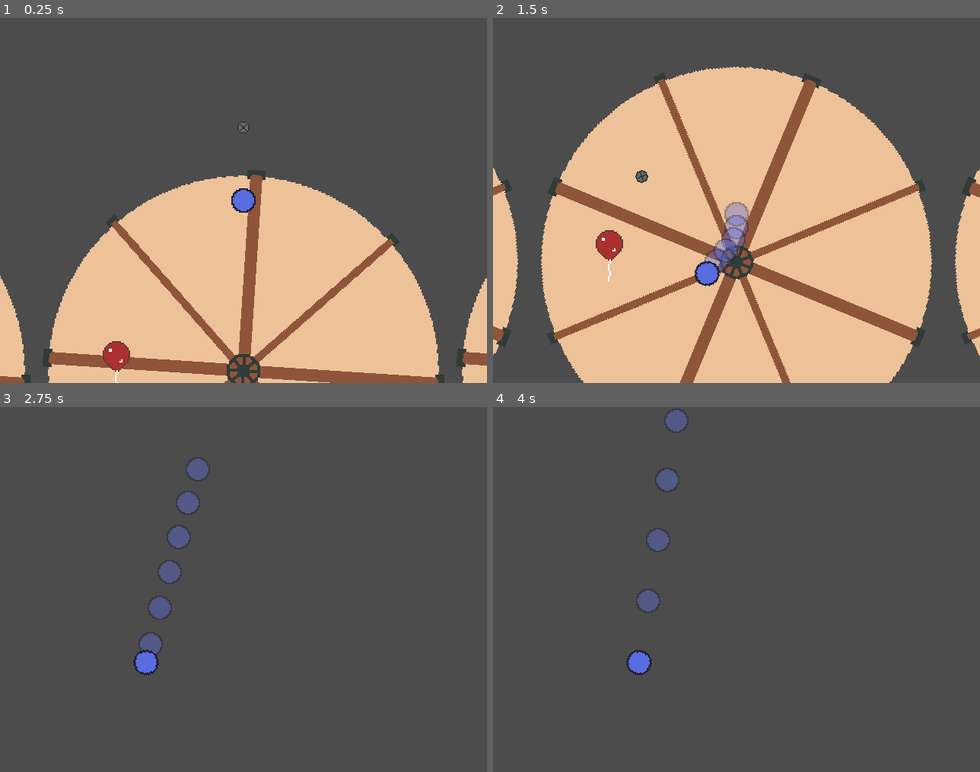
Above: before the commit, frames 1-4 (two rows, left to right).
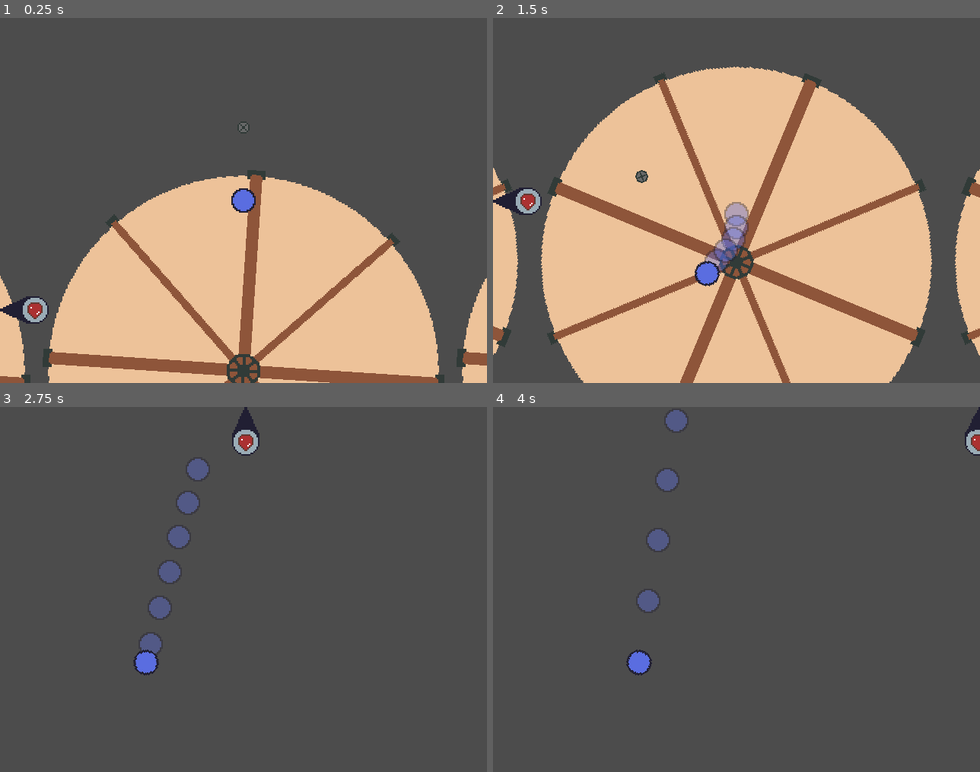
Above: after the commit, the same moments.

Repository: svntax/LD47-StuckInALoop
Game: Godot game, scene res://Stages/Stage01.tscn
The game is run twice, just before and just after one commit, with the same random seed, the same clock (stepped at 60 frames per second) and the same inputs. Before the commit the project starts from res://Gameplay.tscn.
Inputs (mouse positions are in pixels of both pictures, inside the frame that each line leads up to):
- Up to frame 1 (0.25 s): no input
- Up to frame 2 (1.5 s): move the mouse to (843, 182) at 0.52 s; click (843, 182) at 0.6 s; move the mouse to (639, 218) at 1.27 s; click (639, 218) at 1.35 s
- Up to frame 3 (2.75 s): move the mouse to (292, 509) at 2.02 s; click (292, 509) at 2.1 s
- Up to frame 4 (4 s): move the mouse to (712, 662) at 2.77 s; click (712, 662) at 2.85 s; move the mouse to (882, 644) at 3.52 s; click (882, 644) at 3.6 s

The runs differ from the first frame. In frame 1, 0.9% of the frame differs, in the area x 0-27%, y 76-100%; in frame 2, 0.9%, in the area x 0-27%, y 46-73%; in frame 3, 0.5%; in frame 4, 0.3%.

Commit message:
Added offscreen markers for balloons.

Diff:
--- a/Balloon/Balloon.tscn
+++ b/Balloon/Balloon.tscn
@@ -1,7 +1,8 @@
-[gd_scene load_steps=6 format=2]
+[gd_scene load_steps=7 format=2]
 
 [ext_resource path="res://Balloon/Balloon.gd" type="Script" id=1]
 [ext_resource path="res://Balloon/balloon_red.png" type="Texture" id=2]
+[ext_resource path="res://Balloon/OffscreenMarker.tscn" type="PackedScene" id=3]
 
 [sub_resource type="CapsuleShape2D" id=1]
 radius = 9.0
@@ -43,4 +44,6 @@
 autoplay = "idle"
 anims/idle = SubResource( 2 )
 anims/popped = SubResource( 3 )
+
+[node name="OffscreenMarker" parent="." instance=ExtResource( 3 )]
 [connection signal="animation_finished" from="AnimationPlayer" to="." method="_on_AnimationPlayer_animation_finished"]
--- /dev/null
+++ b/Balloon/OffscreenMarker.gd
@@ -0,0 +1,36 @@
+extends Node2D
+
+# Based on this tutorial: https://www.youtube.com/watch?v=Sw9Iiejkae4
+
+onready var arrow = $Arrow
+onready var icon = $Arrow/Icon
+
+func _process(_delta):
+	# Make sure the root node is always at 0 rotation because sometimes
+	# its parent node can rotate
+	global_rotation = 0
+
+	var canvas = get_canvas_transform()
+	var top_left = -canvas.origin / canvas.get_scale()
+	var size = get_viewport_rect().size / canvas.get_scale()
+
+	set_marker_position(Rect2(top_left, size))
+	set_marker_rotation()
+
+func set_marker_position(bounds: Rect2):
+	arrow.global_position.x = clamp(global_position.x, bounds.position.x, bounds.end.x)
+	arrow.global_position.y = clamp(global_position.y, bounds.position.y, bounds.end.y)
+
+	if bounds.has_point(global_position):
+		arrow.hide()
+	else:
+		arrow.show()
+
+func set_marker_rotation():
+	var angle = (global_position - arrow.global_position).angle()
+	arrow.global_rotation = angle
+	icon.global_rotation = 0
+
+func set_icon_texture(texture):
+	if texture != null:
+		icon.set_texture(texture)
--- /dev/null
+++ b/Balloon/OffscreenMarker.tscn
@@ -0,0 +1,19 @@
+[gd_scene load_steps=4 format=2]
+
+[ext_resource path="res://Balloon/balloon_icon.png" type="Texture" id=1]
+[ext_resource path="res://Balloon/arrow_marker.png" type="Texture" id=2]
+[ext_resource path="res://Balloon/OffscreenMarker.gd" type="Script" id=3]
+
+[node name="OffscreenMarker" type="Node2D"]
+z_index = 60
+z_as_relative = false
+script = ExtResource( 3 )
+
+[node name="Arrow" type="Sprite" parent="."]
+texture = ExtResource( 2 )
+offset = Vector2( -16, 0 )
+
+[node name="Icon" type="Sprite" parent="Arrow"]
+position = Vector2( -23, 0 )
+texture = ExtResource( 1 )
+region_rect = Rect2( 0, 0, 18, 19 )
--- a/project.godot
+++ b/project.godot
@@ -16,7 +16,7 @@
 [application]
 
 config/name="Ludum Dare 47"
-run/main_scene="res://Gameplay.tscn"
+run/main_scene="res://Stages/Stage01.tscn"
 config/icon="res://icon.png"
 
 [autoload]
Binary file added: Balloon/arrow_marker.png
Not shown, added: Balloon/arrow_marker.png.import
Binary file added: Balloon/balloon_icon.png
Not shown, added: Balloon/balloon_icon.png.import
